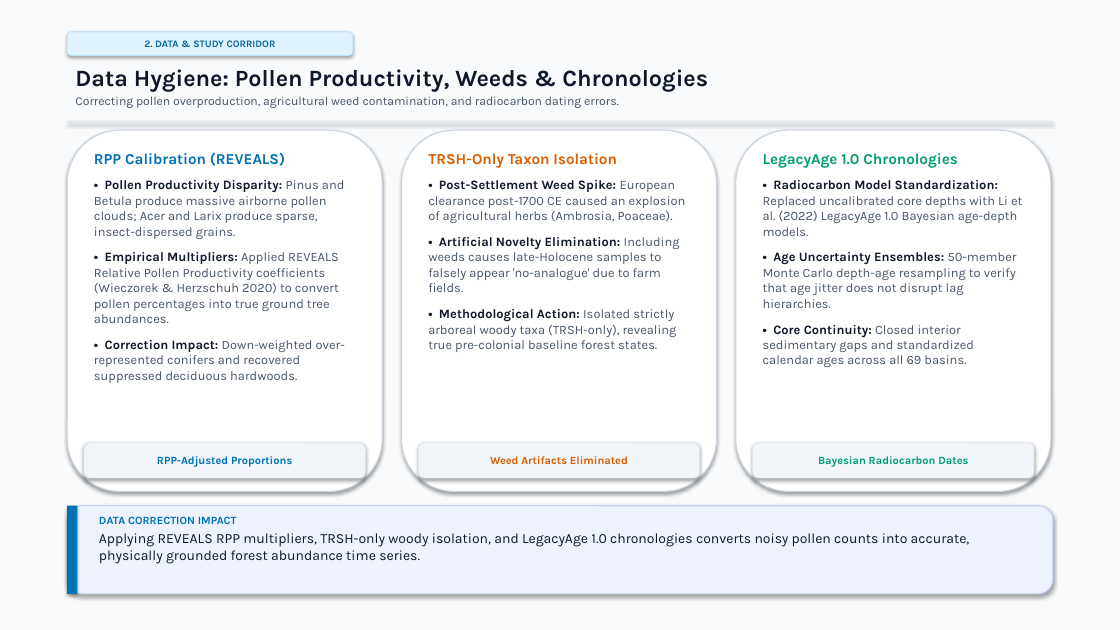
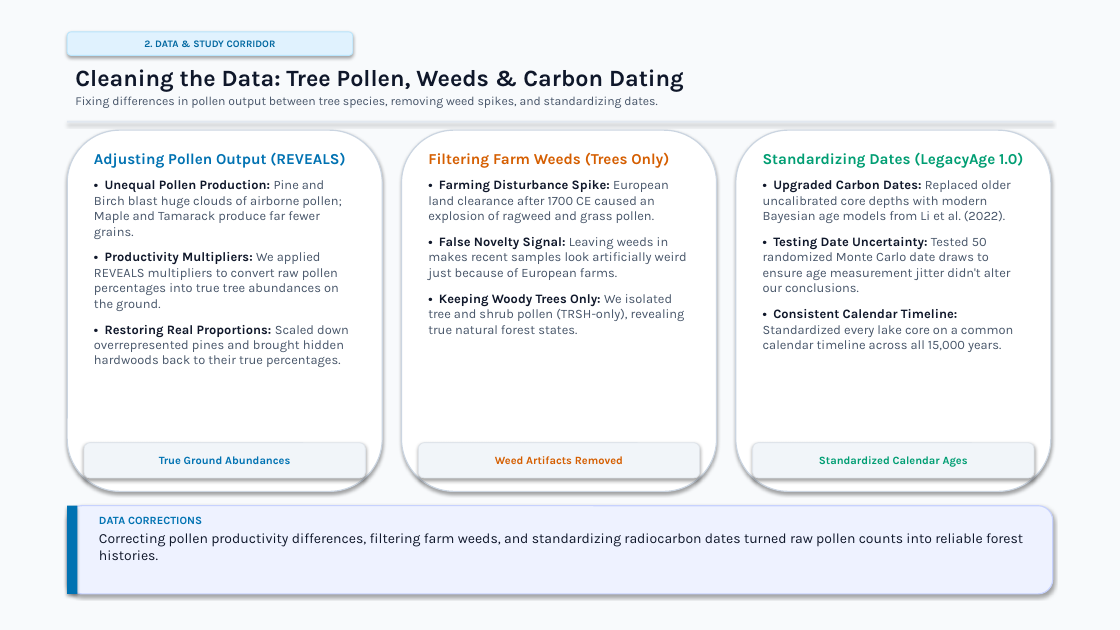
Before and after one commit to vivek-r-2000/EST-Project, a slide deck: slide 6 of TBD2_Final_Project_Presentation_unslopped.pptx. Drawn at 1120x630 pixels with LibreOffice and Linux fonts; fonts in the diff are those of the drawing. Boxes give left, top, right and bottom in pixels: in the first picture for what was removed or moved away, otherwise in the second. Text is boxed around its words. In the diff, an @@ line names an element or a change of style, - is before the commit and + after.

```diff
--- a/TBD2_Final_Project_Presentation_unslopped.pptx
+++ b/TBD2_Final_Project_Presentation_unslopped.pptx
@@ text at [75,69,684,108]: text changed @@
-Data Hygiene: Pollen Productivity, Weeds & Chronologies
-Correcting pollen overproduction, agricultural weed contamination, and radiocarbon dating errors.
+Cleaning the Data: Tree Pollen, Weeds & Carbon Dating
+Fixing differences in pollen output between tree species, removing weed spikes, and standardizing dates.
@@ text at [94,152,349,367]: text changed @@
-RPP Calibration (REVEALS)
-• Pollen Productivity Disparity: Pinus and Betula produce massive airborne pollen clouds; Acer and Larix produce sparse, insect-dispersed grains.
-• Empirical Multipliers: Applied REVEALS Relative Pollen Productivity coefficients (Wieczorek & Herzschuh 2020) to convert pollen percentages into true ground tree abundances.
-• Correction Impact: Down-weighted over-represented conifers and recovered suppressed deciduous hardwoods.
+Adjusting Pollen Output (REVEALS)
+• Unequal Pollen Production: Pine and Birch blast huge clouds of airborne pollen; Maple and Tamarack produce far fewer grains.
+• Productivity Multipliers: We applied REVEALS multipliers to convert raw pollen percentages into true tree abundances on the ground.
+• Restoring Real Proportions: Scaled down overrepresented pines and brought hidden hardwoods back to their true percentages.
@@ text at [428,153,687,334]: text changed @@
-TRSH-Only Taxon Isolation
-• Post-Settlement Weed Spike: European clearance post-1700 CE caused an explosion of agricultural herbs (Ambrosia, Poaceae).
-• Artificial Novelty Elimination: Including weeds causes late-Holocene samples to falsely appear 'no-analogue' due to farm fields.
-• Methodological Action: Isolated strictly arboreal woody taxa (TRSH-only), revealing true pre-colonial baseline forest states.
+Filtering Farm Weeds (Trees Only)
+• Farming Disturbance Spike: European land clearance after 1700 CE caused an explosion of ragweed and grass pollen.
+• False Novelty Signal: Leaving weeds in makes recent samples look artificially weird just because of European farms.
+• Keeping Woody Trees Only: We isolated tree and shrub pollen (TRSH-only), revealing true natural forest states.
@@ text at [763,152,1023,352]: text changed @@
-LegacyAge 1.0 Chronologies
-• Radiocarbon Model Standardization: Replaced uncalibrated core depths with Li et al. (2022) LegacyAge 1.0 Bayesian age-depth models.
-• Age Uncertainty Ensembles: 50-member Monte Carlo depth-age resampling to verify that age jitter does not disrupt lag hierarchies.
-• Core Continuity: Closed interior sedimentary gaps and standardized calendar ages across all 69 basins.
+Standardizing Dates (LegacyAge 1.0)
+• Upgraded Carbon Dates: Replaced older uncalibrated core depths with modern Bayesian age models from Li et al. (2022).
+• Testing Date Uncertainty: Tested 50 randomized Monte Carlo date draws to ensure age measurement jitter didn't alter our conclusions.
+• Consistent Calendar Timeline: Standardized every lake core on a common calendar timeline across all 15,000 years.
@@ text in rounded rectangle at [159,456,290,464]: text changed @@
-RPP-Adjusted Proportions
+True Ground Abundances
@@ text in rounded rectangle at [495,456,623,464]: text changed @@
-Weed Artifacts Eliminated
+Weed Artifacts Removed
@@ text in rounded rectangle at [819,456,968,467]: text changed @@
-Bayesian Radiocarbon Dates
+Standardized Calendar Ages
@@ text at [99,516,1023,560]: text changed @@
-DATA CORRECTION IMPACT
-Applying REVEALS RPP multipliers, TRSH-only woody isolation, and LegacyAge 1.0 chronologies converts noisy pollen counts into accurate, physically grounded forest abundance time series.
+DATA CORRECTIONS
+Correcting pollen productivity differences, filtering farm weeds, and standardizing radiocarbon dates turned raw pollen counts into reliable forest histories.
```
Also in this commit, not shown: 21 other slides changed, 1 other file.
